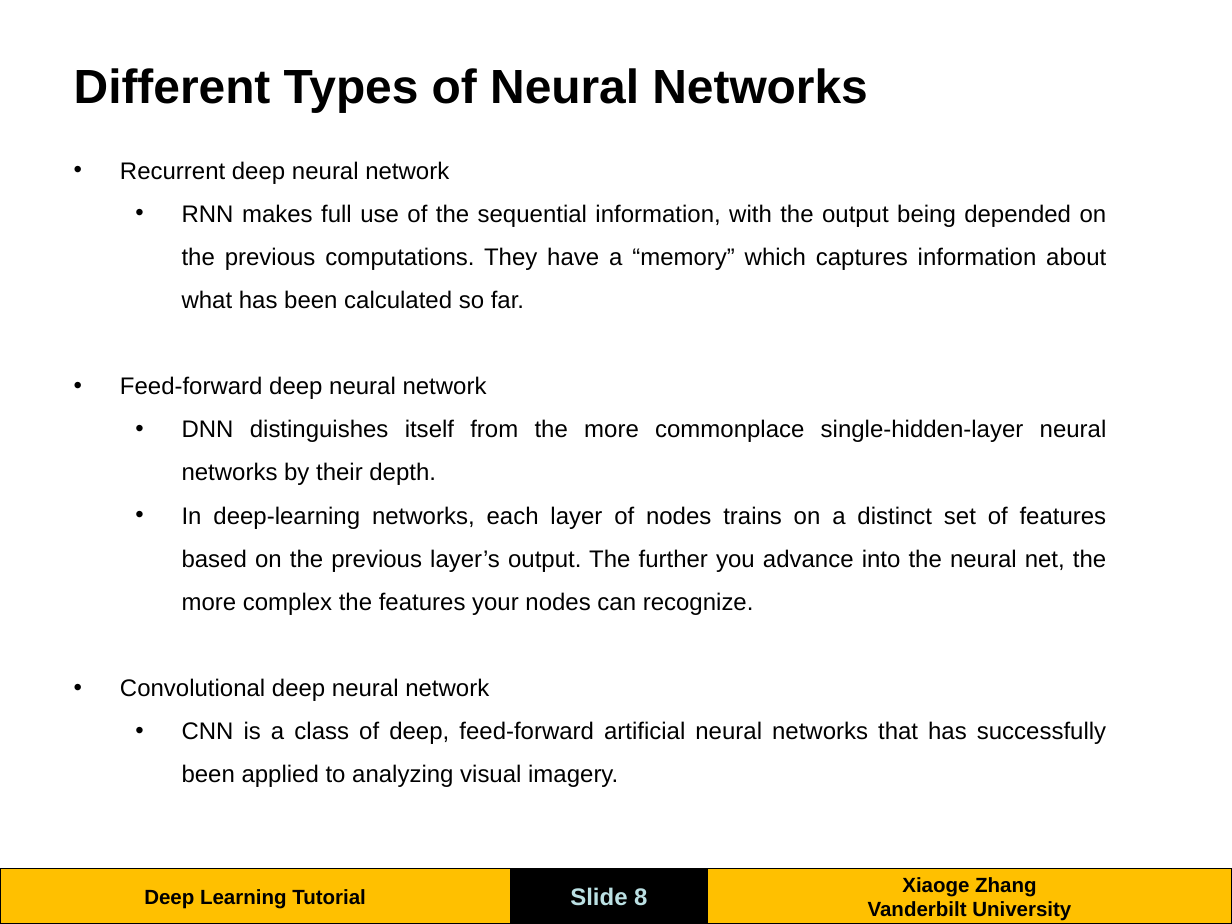
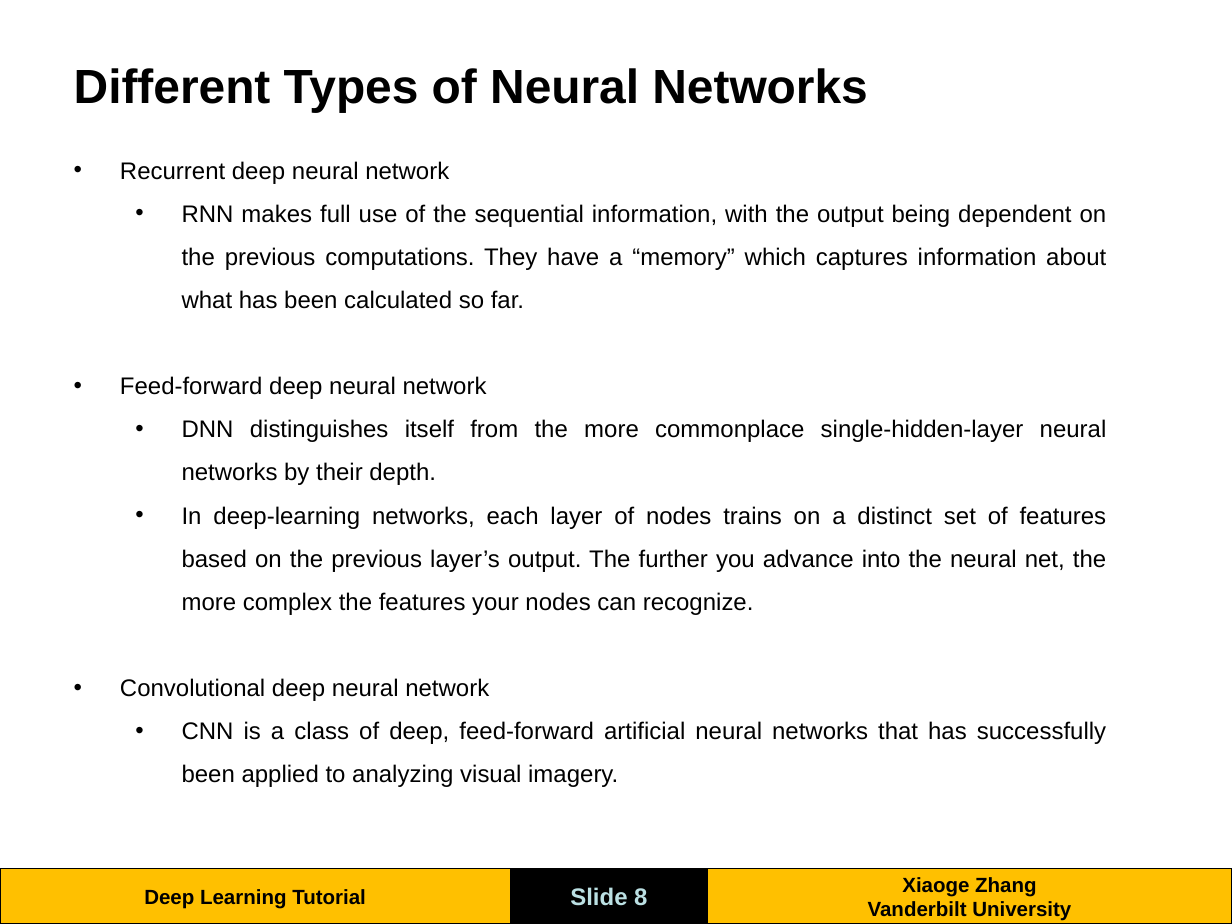
Before and after one commit to zxgcqupt/DNN_Tutorial, a slide deck: slide 8 of Deep learning.pptx. Drawn at 1232x924 pixels with LibreOffice and Linux fonts; fonts in the diff are those of the drawing; background and template pictures are left out. Boxes give left, top, right and bottom in pixels: in the first picture for what was removed or moved away, otherwise in the second. Text is boxed around its words. In the diff, an @@ line names an element or a change of style, - is before the commit and + after.

```diff
--- a/Deep learning.pptx
+++ b/Deep learning.pptx
@@ text at (182, 204, 1107, 309): text changed @@
-  • RNN makes full use of the sequential information, with the output being depended on the previous computations. They have a “memory” which captures information about what has been calculated so far.
+  • RNN makes full use of the sequential information, with the output being dependent on the previous computations. They have a “memory” which captures information about what has been calculated so far.
```
Also in this commit, not shown: 2 other slides changed, 1 other file.
